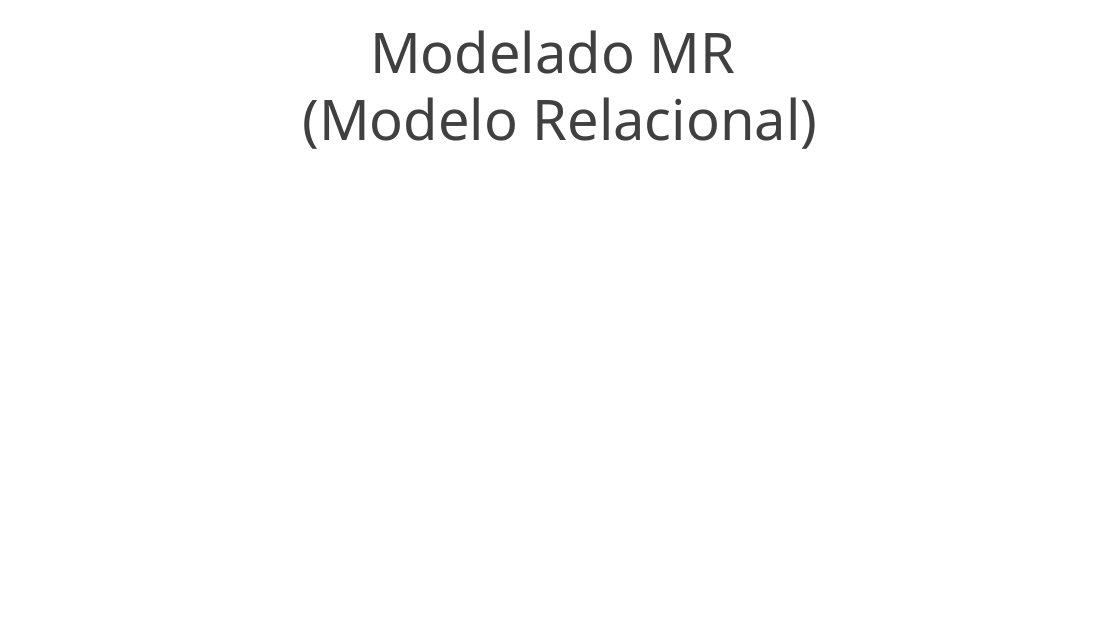
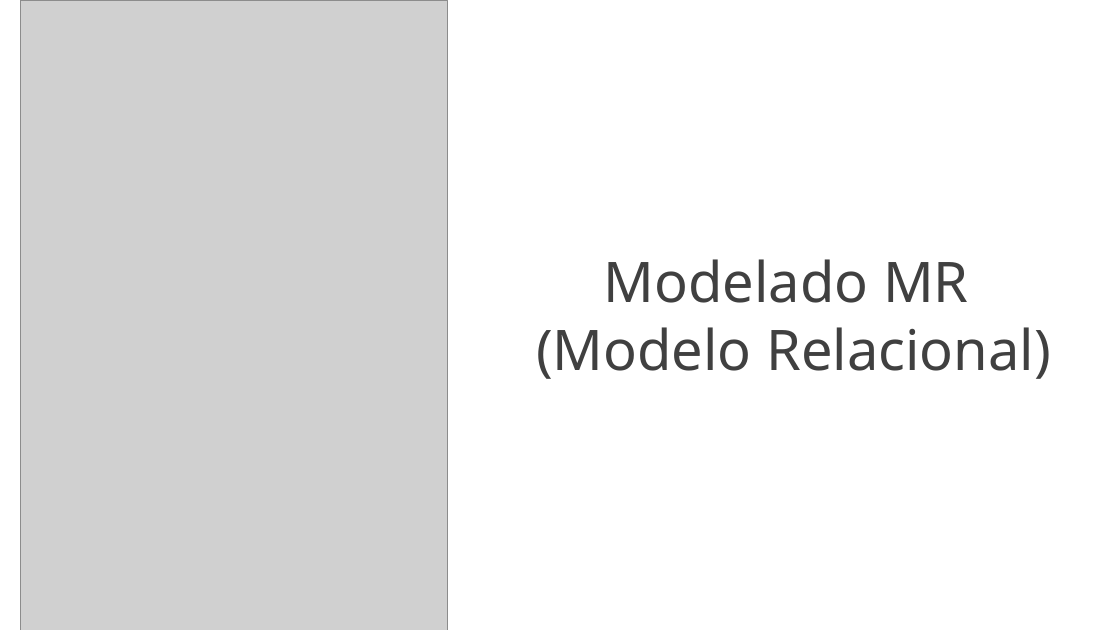
Before and after one commit to yeseniaquejada/SERVICE_MARKET, a slide deck: slide 30 of PROYECTO FORMATIVO.pptx. Drawn at 1120x630 pixels with LibreOffice and Linux fonts; fonts in the diff are those of the drawing; grey boxes stand for pictures; background and template pictures are left out. Boxes give left, top, right and bottom in pixels: in the first picture for what was removed or moved away, otherwise in the second. Text is boxed around its words. In the diff, an @@ line names an element or a change of style, - is before the commit and + after.

```diff
--- a/PROYECTO FORMATIVO.pptx
+++ b/PROYECTO FORMATIVO.pptx
@@ picture added at bbox=[20, 0, 448, 630] @@
@@ text "Modelado MR": place and size @@
-text "Modelado MR" at bbox=[302, 30, 818, 149]
+text "Modelado MR" at bbox=[536, 259, 1051, 379]
```
Also in this commit, not shown: 1 other slide changed, 6 other files.
